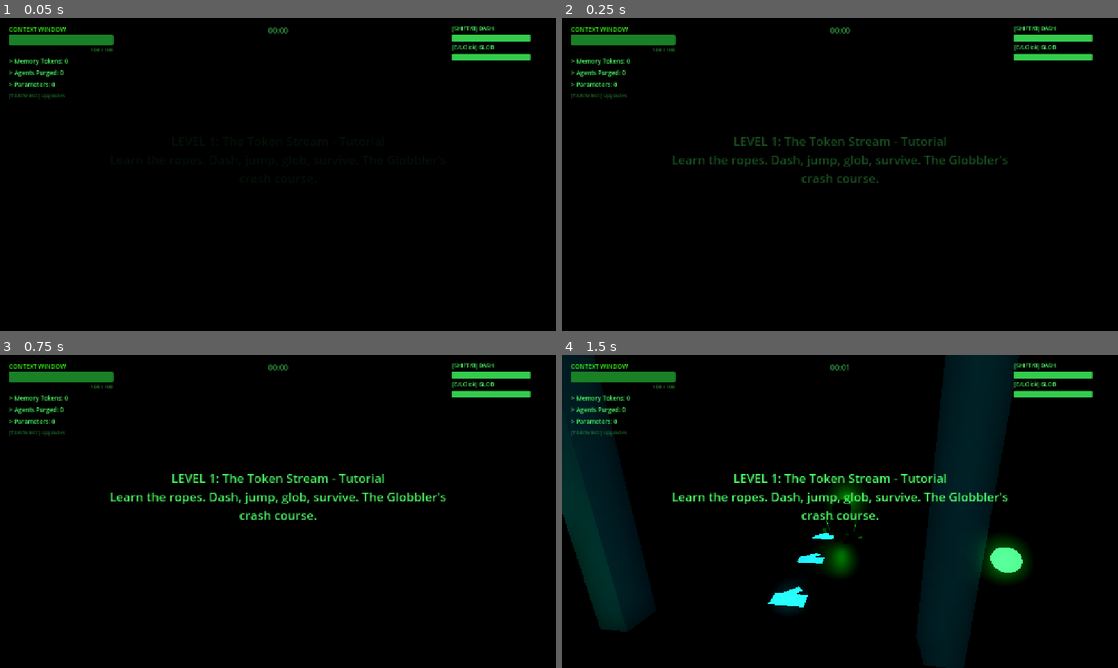
Above: before the commit, frames 1-4 (two rows, left to right).
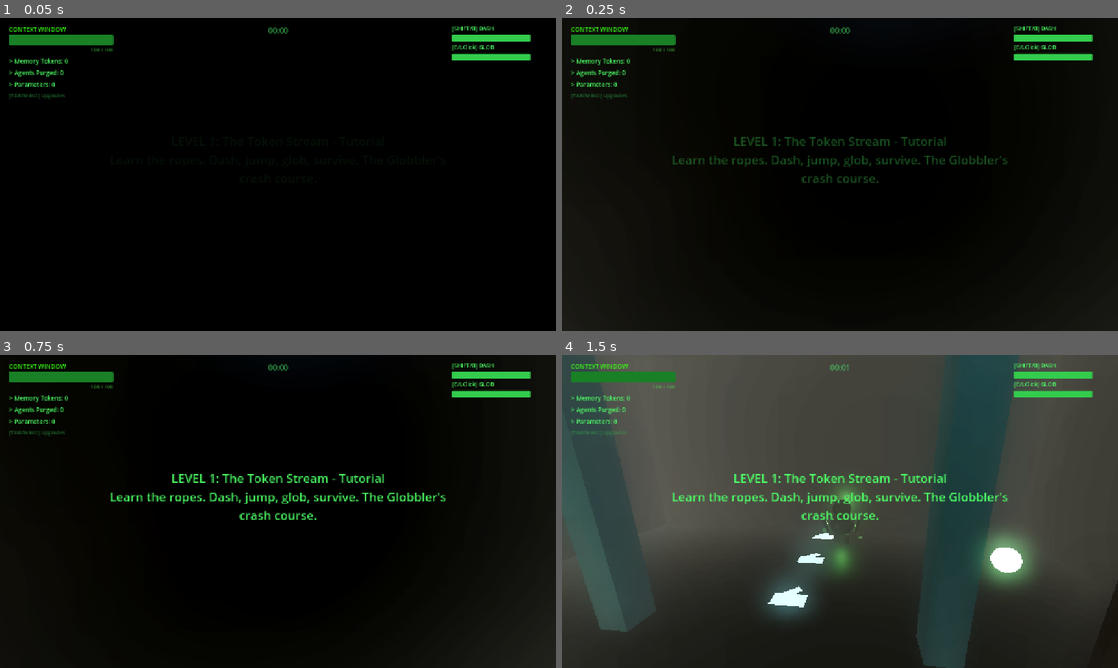
Above: after the commit, the same moments.

Repository: hwashburn1011/globblers-journey
Game: Godot game, scene res://scenes/levels/chapter_4/model_zoo.tscn
Two runs of this game, one before a commit and one after it. Both use one fixed random seed, a clock stepped at 60 frames per second and the inputs below. This scene is started directly instead of the project's main scene.
Inputs (mouse positions are in pixels of both pictures, inside the frame that each line leads up to):
- Up to frame 1 (0.05 s): no input
- Up to frame 2 (0.25 s): no input
- Up to frame 3 (0.75 s): tap Enter (menu_confirm) at 0.5 s; move the mouse to (305, 511) at 0.52 s; hold Up (hack_up) from 0.53 s (still down); hold V (agent_cycle) from 0.53 s (still down); click (305, 511) at 0.67 s
- Up to frame 4 (1.5 s): keep holding Up (hack_up); move the mouse to (812, 511) at 1.27 s; release V (agent_cycle) at 1.28 s; tap G (agent_spawn) at 1.35 s

Frame 1 is identical in both runs. In frame 2, 1.3% of the frame differs, in the area x 0-100%, y 70-100%; in frame 3, 1.6%; in frame 4, 94%, in the area x 0-100%, y 0-100%.

Commit message:
feat: Task 1.7 — Chapter 4 WorldEnvironment with HDRI sky + dusty desaturated fog
Created chapter_4.tres with abandoned_hall_01 HDRI sky (energy=0.4),
dusty fog Color(0.6,0.6,0.55), volumetric fog density=0.015,
adjustment_saturation=0.6 for archived-museum desaturation,
SSAO/SSIL/SDFGI, FILMIC tonemap. Replaced 20-line ad-hoc
Environment.new() block in model_zoo.gd with 4-line .tres preload.

Co-Authored-By: Claude Opus 4.6 (1M context) <noreply@anthropic.com>

Diff:
--- /dev/null
+++ b/assets/environments/chapter_4.tres
@@ -0,0 +1,70 @@
+[gd_resource type="Environment" load_steps=3 format=3 uid="uid://ch4_model_zoo_env"]
+
+[ext_resource type="Texture2D" uid="uid://ch4_sky_hdri" path="res://assets/hdri/ch4_sky.hdr" id="1_ch4sky"]
+
+[sub_resource type="PanoramaSkyMaterial" id="PanoramaSkyMaterial_ch4"]
+panorama = ExtResource("1_ch4sky")
+
+[sub_resource type="Sky" id="Sky_ch4"]
+sky_material = SubResource("PanoramaSkyMaterial_ch4")
+
+[resource]
+; ============================================================
+; Chapter 4: Model Zoo — WorldEnvironment
+; "A museum where deprecated AI models come to haunt tourists.
+;  The dust is mostly dead parameters. Don't touch the exhibits."
+; Desaturated, dusty, cool institutional lighting. After hours vibes.
+; ============================================================
+
+; --- Sky (abandoned hall HDRI — perfectly musty and forgotten) ---
+background_mode = 2
+sky = SubResource("Sky_ch4")
+sky_custom_fov = 0.0
+background_energy_multiplier = 0.4
+
+; --- Ambient light — dim institutional overhead, exhibits light themselves ---
+ambient_light_source = 1
+ambient_light_color = Color(0.05, 0.06, 0.08, 1)
+ambient_light_energy = 0.25
+
+; --- Tonemap (FILMIC = 3) ---
+tonemap_mode = 3
+tonemap_exposure = 1.0
+
+; --- Glow (bloom) — moderate, exhibit spotlights and dusty halos ---
+glow_enabled = true
+glow_intensity = 1.1
+glow_strength = 1.0
+glow_bloom = 0.7
+glow_hdr_threshold = 0.9
+glow_blend_mode = 0
+
+; --- SSAO (museum clutter and alcoves need deep contact shadows) ---
+ssao_enabled = true
+ssao_radius = 1.5
+ssao_intensity = 2.0
+
+; --- SSIL ---
+ssil_enabled = true
+ssil_radius = 5.0
+ssil_intensity = 1.0
+
+; --- SDFGI ---
+sdfgi_enabled = true
+sdfgi_use_occlusion = true
+
+; --- Fog — dusty desaturated beige, like neglected museum air ducts ---
+fog_enabled = true
+fog_light_color = Color(0.6, 0.6, 0.55, 1)
+fog_density = 0.008
+
+; --- Volumetric Fog (light dusty motes floating through exhibit halls) ---
+volumetric_fog_enabled = true
+volumetric_fog_density = 0.015
+volumetric_fog_albedo = Color(0.03, 0.04, 0.05, 1)
+volumetric_fog_emission = Color(0.015, 0.02, 0.025, 1)
+
+; --- Post-processing — desaturated and slightly contrasty, everything looks archived ---
+adjustment_enabled = true
+adjustment_contrast = 1.15
+adjustment_saturation = 0.6
--- a/scenes/levels/chapter_4/model_zoo.gd
+++ b/scenes/levels/chapter_4/model_zoo.gd
@@ -176,31 +176,10 @@
 	fill.light_energy = 0.1
 	add_child(fill)
 
-	# World environment — dark museum after closing time
-	var env = Environment.new()
-	env.background_mode = Environment.BG_COLOR
-	env.background_color = Color(0.015, 0.02, 0.03)
-	env.ambient_light_source = Environment.AMBIENT_SOURCE_COLOR
-	env.ambient_light_color = Color(0.05, 0.06, 0.08)
-	env.ambient_light_energy = 0.25
-	env.glow_enabled = true
-	env.glow_intensity = 1.1
-	env.glow_bloom = 0.7
-	env.fog_enabled = true
-	env.fog_light_color = Color(0.03, 0.04, 0.05)
-	env.fog_density = 0.008
-	env.volumetric_fog_enabled = true
-	env.volumetric_fog_density = 0.015
-	env.volumetric_fog_albedo = Color(0.03, 0.04, 0.05)
-	env.volumetric_fog_emission = Color(0.015, 0.02, 0.025)
-
-	env.adjustment_enabled = true
-	env.adjustment_contrast = 1.15
-	env.adjustment_saturation = 1.1
-
+	# World environment — preloaded .tres because we're civilized now
 	var world_env = WorldEnvironment.new()
 	world_env.name = "Environment"
-	world_env.environment = env
+	world_env.environment = preload("res://assets/environments/chapter_4.tres")
 	add_child(world_env)
 
 	_setup_post_processing()
Not shown, changed: TASKS.md
